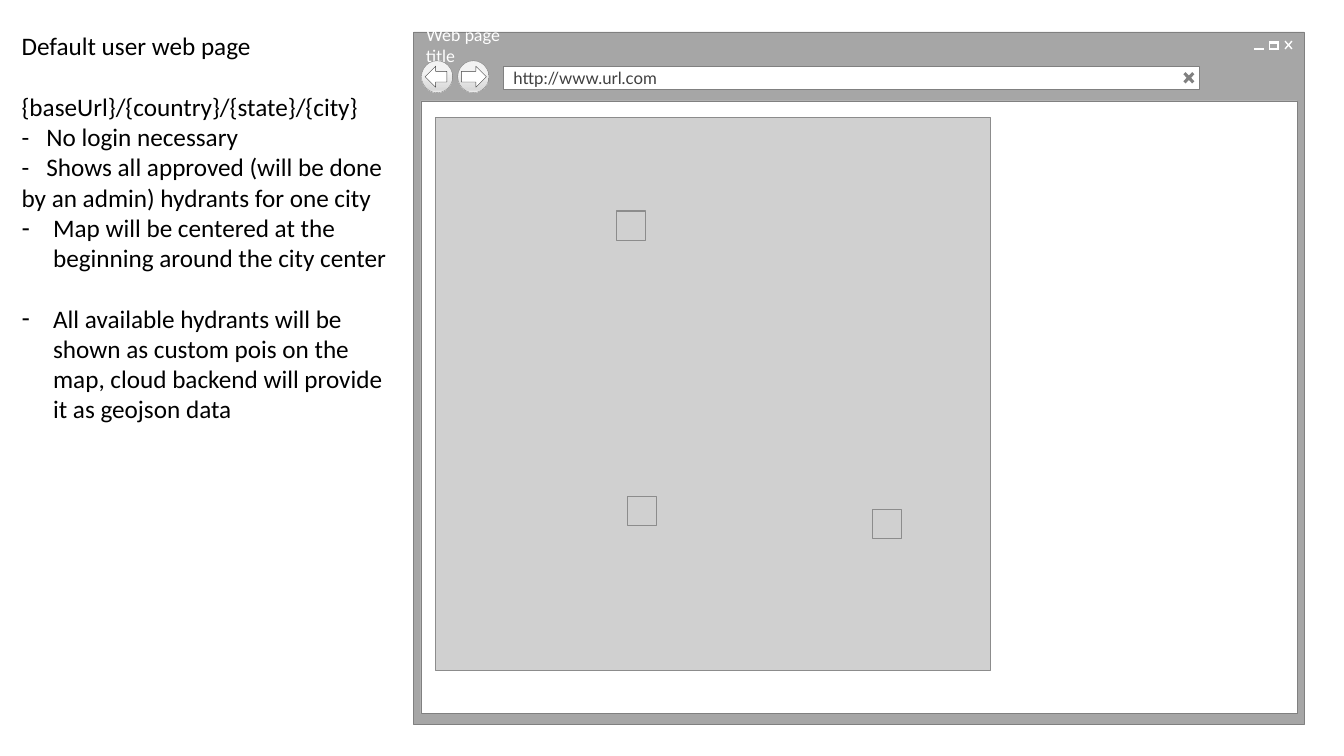
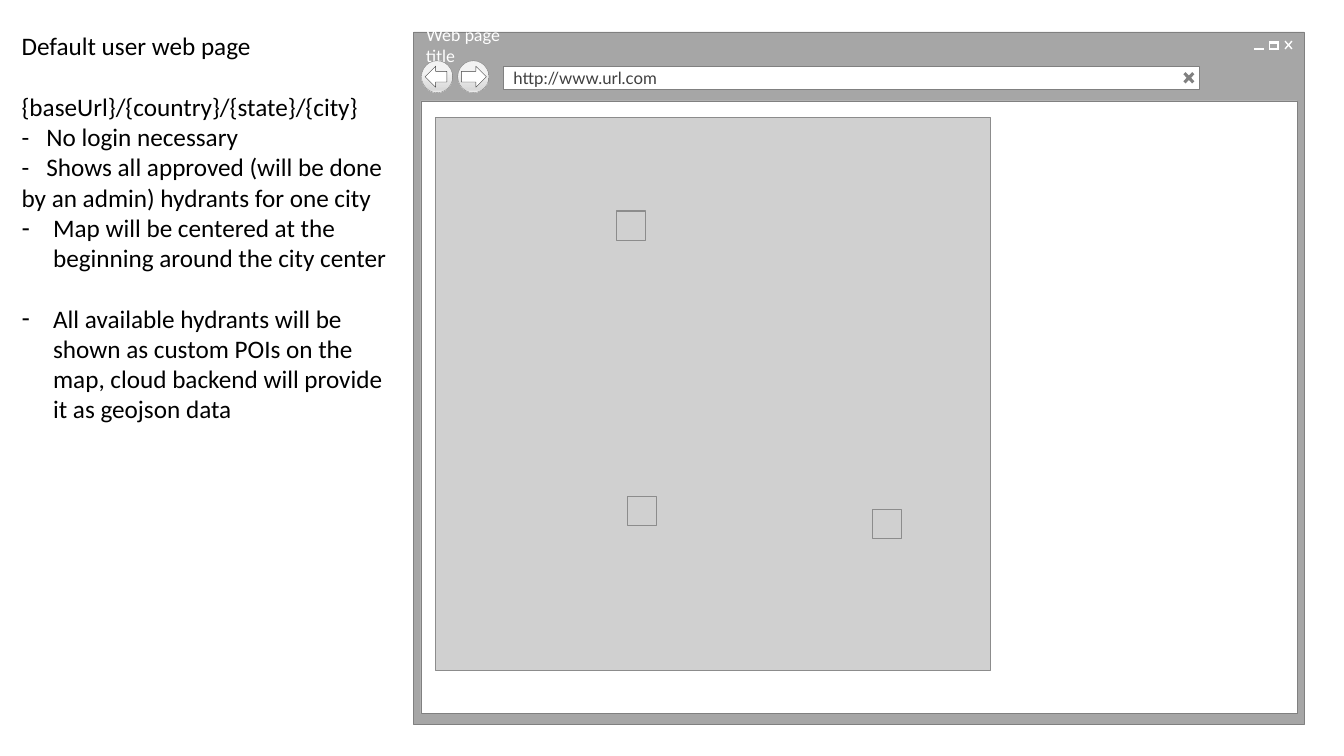
Before and after one commit to nampacx/HydrantReportingService, a slide deck: slide 3 of docs/Hydrant Reporting Service.pptx. Drawn at 1344x756 pixels with LibreOffice and Linux fonts; fonts in the diff are those of the drawing; grey boxes stand for pictures; background and template pictures are left out. Boxes give left, top, right and bottom in pixels: in the first picture for what was removed or moved away, otherwise in the second. Text is boxed around its words. In the diff, an @@ line names an element or a change of style, - is before the commit and + after.

```diff
--- a/docs/Hydrant Reporting Service.pptx
+++ b/docs/Hydrant Reporting Service.pptx
@@ text at (53, 310, 382, 423): text changed @@
-– All available hydrants will be shown as custom pois on the map, cloud backend will provide it as geojson data
+– All available hydrants will be shown as custom POIs on the map, cloud backend will provide it as geojson data
```
Also in this commit, not shown: 3 other slides changed, 7 other files.
